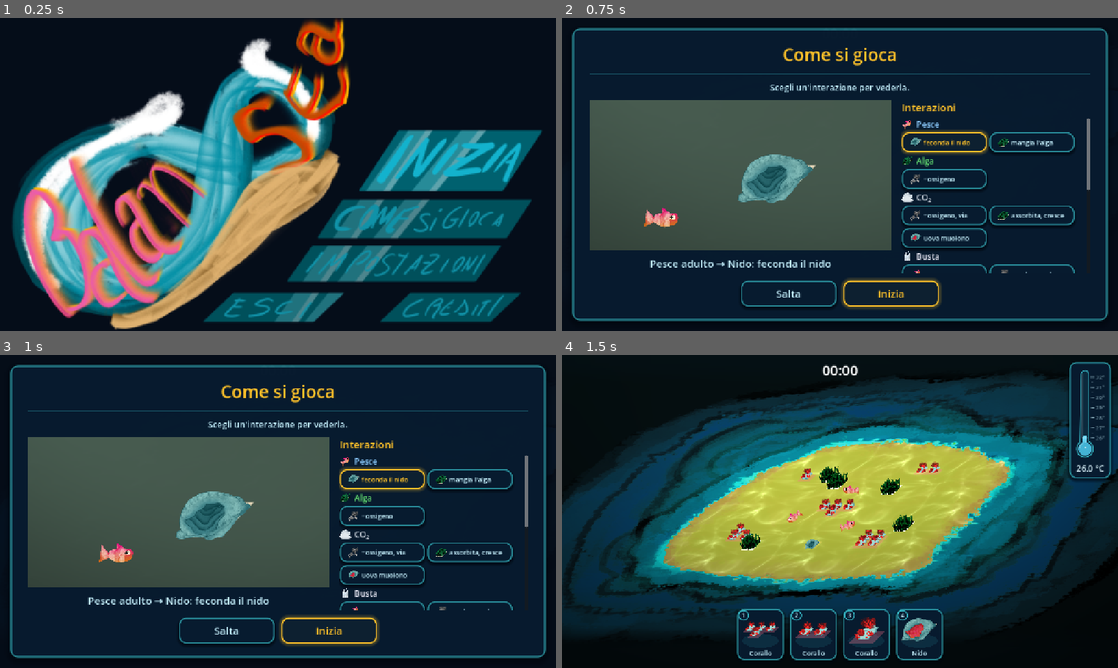
Above: before the commit, frames 1-4 (two rows, left to right).
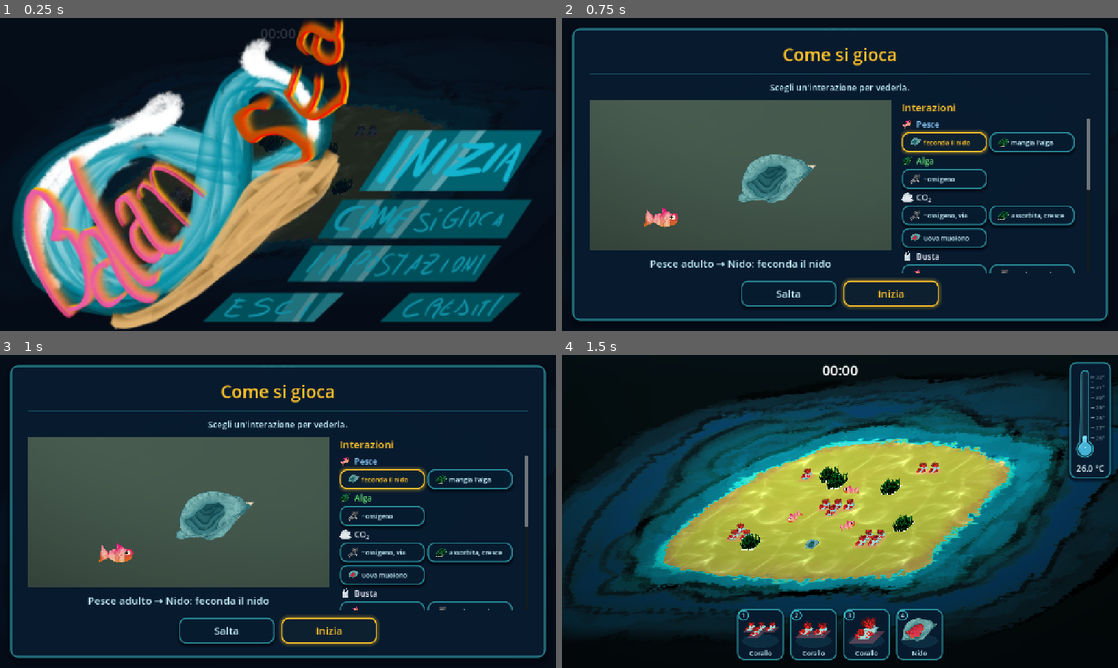
Above: after the commit, the same moments.

Repository: TakFog/rgj2026
Game: Godot game, scene res://main/main.tscn
Two runs of this game, one before a commit and one after it. Both use one fixed random seed, a clock stepped at 60 frames per second and the inputs below. Sound files missing from this copy of the repository are replaced by a short silence.
Inputs (mouse positions are in pixels of both pictures, inside the frame that each line leads up to):
- Up to frame 1 (0.25 s): no input
- Up to frame 2 (0.75 s): click (1012, 161) at 0.5 s
- Up to frame 3 (1 s): no input
- Up to frame 4 (1.5 s): click "Inizia" at 1.25 s

The runs differ from the first frame. In frame 1, 4.3% of the frame differs, in the area x 19-82%, y 3-73%; in frame 2, nothing differs; in frame 3, nothing differs; in frame 4, nothing differs.

Commit message:
Show the paused reef through the painted menu and never hide ESCI

Diff:
--- a/tests/unit/test_main_menu.gd
+++ b/tests/unit/test_main_menu.gd
@@ -39,28 +39,12 @@
 		assert_false(glow.visible, key)
 
 
-func test_exit_cover_is_hidden_outside_the_web_build() -> void:
+func test_the_exit_hotspot_is_never_hidden() -> void:
 	var menu := _built_menu()
-	assert_false(menu._exit_cover.visible)
-	assert_eq(menu._exit_cover.color, SeaStyle.MENU_BACKDROP_COLOR)
-	assert_true(menu._hotspots["exit"].visible)
-	assert_eq(menu._hotspots["exit"].focus_mode, Control.FOCUS_ALL)
-
-
-func test_web_build_hides_the_exit_hotspot_behind_its_cover() -> void:
-	var menu := MainMenuScreen.new()
-	autofree(menu)
-	menu.size = VIEWPORT
-	menu.add_child(menu._build_menu_panel(true))
-	menu._layout_art()
 	var exit_button: Button = menu._hotspots["exit"]
-	# The painted ESCI pill stays in the art, so it is blanked out and its
-	# hotspot must neither take focus nor clicks.
-	assert_false(exit_button.visible)
-	assert_eq(exit_button.focus_mode, Control.FOCUS_NONE)
-	assert_true(menu._exit_cover.visible)
-	assert_eq(menu._exit_cover.mouse_filter, Control.MOUSE_FILTER_STOP)
-	assert_true(menu._exit_cover.get_index() > exit_button.get_index())
+	assert_true(exit_button.visible)
+	assert_eq(exit_button.focus_mode, Control.FOCUS_ALL)
+	assert_true(menu._art_box.get_node_or_null("ExitCover") == null)
 
 
 func test_each_hotspot_runs_its_menu_action() -> void:
--- a/ui/b_main_menu.gd
+++ b/ui/b_main_menu.gd
@@ -11,8 +11,6 @@
 const GLOW_ALPHA := 0.22
 ## How much further it brightens while the button is held down.
 const GLOW_ALPHA_PRESSED := 0.4
-## Margin around the ESCI pill that the web cover blanks out.
-const EXIT_COVER_MARGIN := 6.0
 
 ## Player-facing name and credits, kept in one place so the credits panel and
 ## the rest of the UI cannot drift apart.
@@ -44,15 +42,13 @@
 var _art_box: Control
 ## Hotspot key (see MenuHotspots.RECTS) -> its invisible Button.
 var _hotspots: Dictionary = {}
-## Web builds blank the painted ESCI pill with this backdrop-coloured cover.
-var _exit_cover: ColorRect
 ## Shared additive material that makes the glow brighten the painted shape.
 var _glow_material: CanvasItemMaterial
 
 
 func _ready() -> void:
 	process_mode = Node.PROCESS_MODE_ALWAYS
-	color = SeaStyle.MENU_BACKDROP_COLOR
+	color = SeaStyle.OVERLAY_COLOR
 	mouse_filter = Control.MOUSE_FILTER_STOP
 	set_anchors_and_offsets_preset(Control.PRESET_FULL_RECT)
 	visible = true
@@ -95,7 +91,7 @@
 	play_pressed.emit.call_deferred()
 
 
-func _build_menu_panel(web_build: bool = OS.has_feature("web")) -> Control:
+func _build_menu_panel() -> Control:
 	var panel := Control.new()
 	panel.name = "MenuPanel"
 	panel.set_anchors_and_offsets_preset(Control.PRESET_FULL_RECT)
@@ -134,21 +130,6 @@
 		_hotspots[key] = button
 		_art_box.add_child(button)
 	_play_button = _hotspots["play"]
-
-	# Web builds cannot quit the host page, so the painted ESCI pill is
-	# blanked out instead of looking clickable, and its hotspot is taken out of
-	# focus traversal so keyboard players cannot trigger a hidden quit.
-	var exit_button: Button = _hotspots["exit"]
-	exit_button.visible = not web_build
-	exit_button.focus_mode = (
-		Control.FOCUS_NONE if web_build else Control.FOCUS_ALL)
-
-	_exit_cover = ColorRect.new()
-	_exit_cover.name = "ExitCover"
-	_exit_cover.color = SeaStyle.MENU_BACKDROP_COLOR
-	_exit_cover.mouse_filter = Control.MOUSE_FILTER_STOP
-	_exit_cover.visible = web_build
-	_art_box.add_child(_exit_cover)
 
 	_layout_art()
 	return panel
@@ -203,9 +184,6 @@
 		var button: Button = _hotspots[key]
 		button.position = rect.position - art.position
 		button.size = rect.size
-	var cover_rect := MenuHotspots.hotspot_rect(size, "exit").grow(EXIT_COVER_MARGIN)
-	_exit_cover.position = cover_rect.position - art.position
-	_exit_cover.size = cover_rect.size
 
 
 
--- a/ui/sea_style.gd
+++ b/ui/sea_style.gd
@@ -29,10 +29,6 @@
 const MENU_SEPARATION := 16
 ## Same translucent navy backdrop for every full-screen menu overlay.
 const OVERLAY_COLOR := Color(0.02, 0.05, 0.1, 0.85)
-## Opaque deep-sea backdrop for the painted title screen: the art has a
-## transparent background, so it needs a flat colour behind it (the letterbox
-## bars at non-16:9 window sizes use the same colour).
-const MENU_BACKDROP_COLOR := Color(0.02, 0.05, 0.1)
 ## Divider under a menu title: a thin aqua line at 35 % opacity.
 const DIVIDER_COLOR := Color(0.25, 0.85, 0.9, 0.35)
 
Not shown, changed: docs/superpowers/specs/2026-11-07-menu-art-design.md
